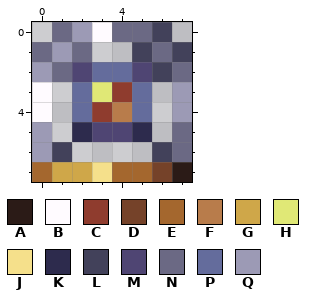
One commit to this pixel-art sprite: Assets/Textures/MBAddons/SolarFireBomb/SolarFireBombTile.png. Above: the version before the commit.
The file is 16x16 pixels, drawn in blocks of 2x2; one block is one cell here.
Palette (. is transparent): A #2b1b17  B #fffbff  C #8f3c2e  D #754229  E #a4672e  F #b87c4b  G #cfa749  H #e0e876  J #f5e08b  K #2d2b4d  L #42415a  M #4f4573  N #6b6984  P #646c9c  Q #9c9ab5
After:
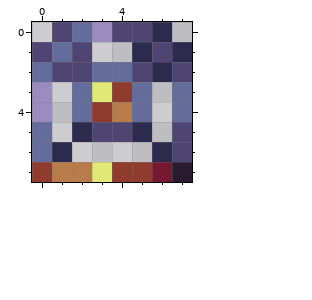
The exact change:
colour A: #2b1b17 -> #2a1a30
colour B: #fffbff -> #9a8cbf
colour D: #754229 -> #751931
y 0: x 1..2 NQ -> MP; x 4..6 NNL -> MMK
y 1: x 0..2 NQN -> MPM; x 5..7 LNL -> KMK
y 2: x 0..1 QN -> PM; x 6..7 LN -> KM
y 3..4: x 7 Q -> P
y 5: x 0 Q -> P; x 7 N -> M
y 6: x 0..1 QL -> PK; x 6..7 LN -> KM
y 7: x 0..5 EGGJEE -> CFFHCC
Where, in picture pixels (left, top, right, bottom), the same in both pictures:
changed: (32, 22, 192, 182)
